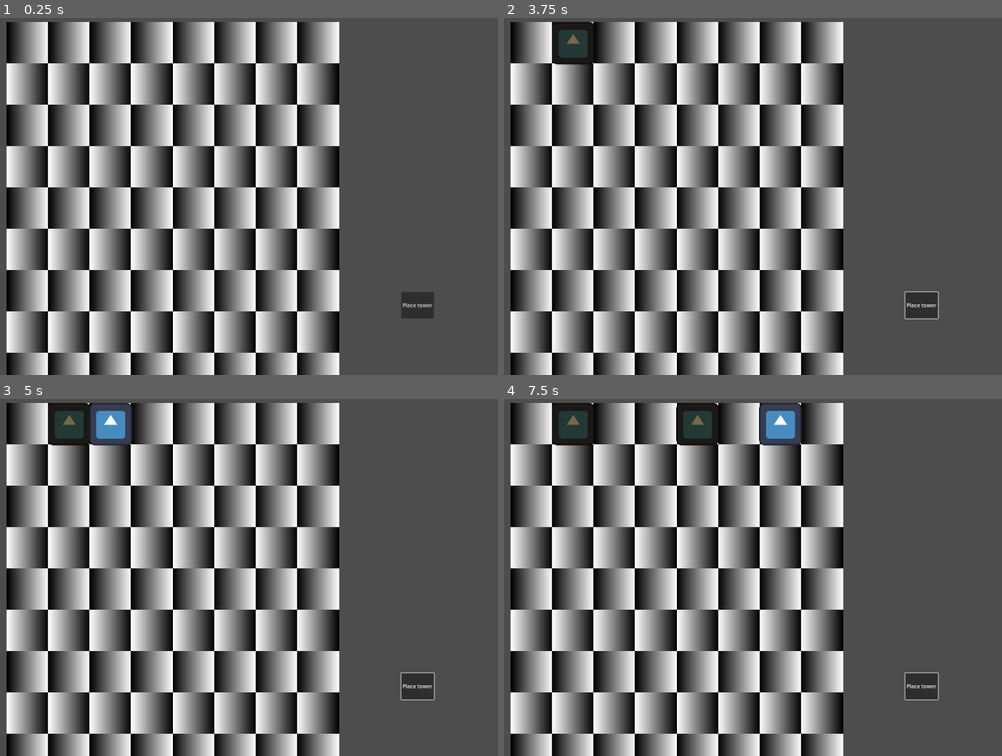
Above: before the commit, frames 1-4 (two rows, left to right).
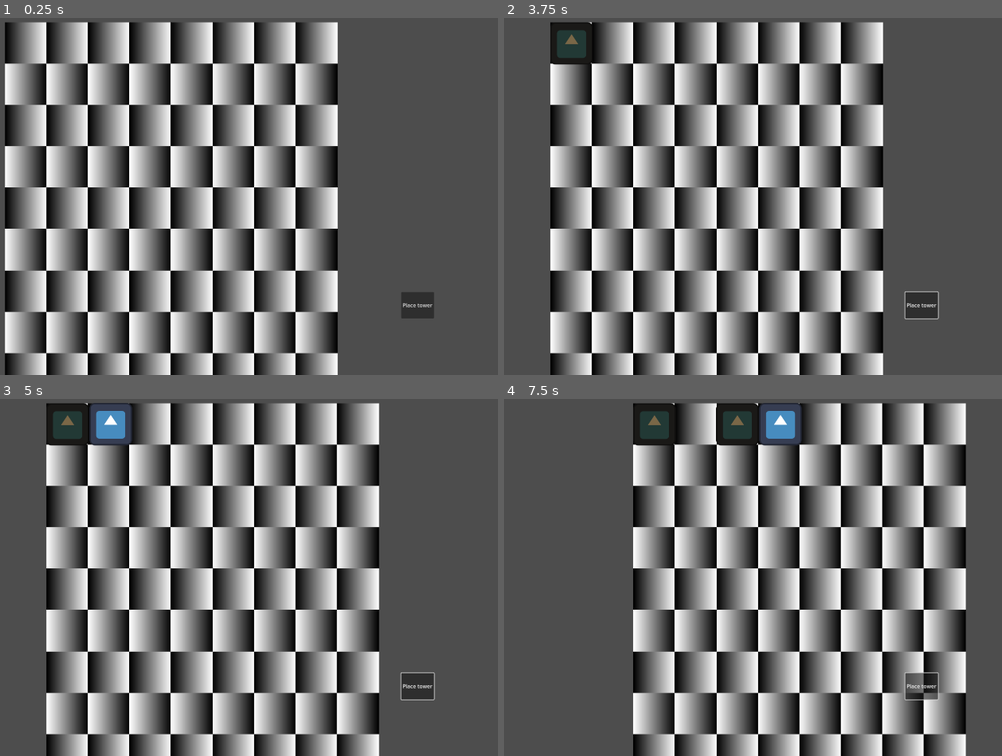
Above: after the commit, the same moments.

Repository: ReneeIbeji/GMTK2024
Game: Godot game, scene res://scenes/GameSystems/Game.tscn
Two runs of this game, one before a commit and one after it. Both use one fixed random seed, a clock stepped at 60 frames per second and the inputs below. The engine's default icon, where the game draws it, is replaced by a stand-in: a white triangle on a blue panel in a dark square.
Inputs (mouse positions are in pixels of both pictures, inside the frame that each line leads up to):
- Up to frame 1 (0.25 s): no input
- Up to frame 2 (3.75 s): click "Place tower" at 0.5 s; click "Place tower" at 1.25 s; click "Place tower" at 2 s; tap Enter at 2.75 s; move the mouse to (533, 42) at 2.77 s; hold Right mouse button (ACTION_DragCamera, bound only after the… 2.78-3.53 s; tap Space at 3.5 s; move the mouse to (573, 42) at 3.52 s; click (573, 42) at 3.6 s
- Up to frame 3 (5 s): right-click (69, 423) at 3.8 s; tap Enter at 4.25 s; move the mouse to (109, 423) at 4.27 s; hold Right mouse button (ACTION_DragCamera, bound only after the… from 4.28 s (still down)
- Up to frame 4 (7.5 s): tap Space at 5, 6.5 s; move the mouse to (658, 423) at 5.02 s; release Right mouse button (ACTION_DragCamera, bound only after the… at 5.03 s; right-click (658, 423) at 5.1 s; tap Enter at 5.75 s; move the mouse to (698, 423) at 5.77 s; hold Right mouse button (ACTION_DragCamera, bound only after the… 5.78-6.53 s; click (698, 423) at 5.85 s; move the mouse to (738, 423) at 6.52 s; right-click (738, 423) at 6.6 s; move the mouse to (782, 423) at 7.27 s; hold Right mouse button (ACTION_DragCamera, bound only after the… from 7.28 s (still down)

The runs differ from the first frame. In frame 1, 4.3% of the frame differs, in the area x 0-69%, y 1-100%; in frame 2, 17%; in frame 3, 17%; in frame 4, 44%, in the area x 1-93%, y 1-100%.

Commit message:
Feature: hold down right mouse button to drag viewport around screen

Diff:
--- a/source/project.godot
+++ b/source/project.godot
@@ -35,3 +35,8 @@
 "events": [Object(InputEventMouseButton,"resource_local_to_scene":false,"resource_name":"","device":-1,"window_id":0,"a …(257 unchanged characters)…
 ]
 }
+ACTION_DragCamera={
+"deadzone": 0.5,
+"events": [Object(InputEventMouseButton,"resource_local_to_scene":false,"resource_name":"","device":-1,"window_id":0,"alt_pressed":false,"shift_pressed":false,"ctrl_pressed":false,"meta_pressed":false,"button_mask":2,"position":Vector2(316, 15),"global_position":Vector2(325, 61),"factor":1.0,"button_index":2,"canceled":false,"pressed":true,"double_click":false,"script":null)
+]
+}
--- a/source/scenes/GameSystems/Game.tscn
+++ b/source/scenes/GameSystems/Game.tscn
@@ -1,19 +1,21 @@
-[gd_scene load_steps=4 format=3 uid="uid://6jsylcsnrfd3"]
+[gd_scene load_steps=5 format=3 uid="uid://6jsylcsnrfd3"]
 
 [ext_resource type="Script" path="res://scenes/GameSystems/game.gd" id="1_hq07i"]
 [ext_resource type="PackedScene" uid="uid://bh2ag2wclw6d3" path="res://scenes/GameSystems/Grid/baseGrid.tscn" id="1_xekyy"]
 [ext_resource type="Resource" uid="uid://dm06nnyg7btjb" path="res://scenes/GameItems/tower/tower.tres" id="2_05a0s"]
+[ext_resource type="PackedScene" uid="uid://cawt67enk7m2q" path="res://scenes/GameSystems/main_camera.tscn" id="3_gbh75"]
 
 [node name="Game" type="Node2D"]
 script = ExtResource("1_hq07i")
 testPlaceableItem = ExtResource("2_05a0s")
+
+[node name="MainCamera" parent="." instance=ExtResource("3_gbh75")]
 
 [node name="BaseGrid" parent="." instance=ExtResource("1_xekyy")]
 position = Vector2(251, 38)
 gridColumnsCount = 8
 
 [node name="CanvasLayer" type="CanvasLayer" parent="."]
-follow_viewport_enabled = true
 
 [node name="Button" type="Button" parent="CanvasLayer"]
 offset_left = 1628.0
--- a/source/scenes/GameSystems/game.gd
+++ b/source/scenes/GameSystems/game.gd
@@ -22,7 +22,7 @@
 
 # Called every frame. 'delta' is the elapsed time since the previous frame.
 func _process(delta: float) -> void:
-	print("mouse grid pos: ", cellMouseOn)
+	# print("mouse grid pos: ", cellMouseOn)
 	# Display item in hand
 	if itemInHand:
 		itemInHandSprite.position = get_local_mouse_position()
--- /dev/null
+++ b/source/scenes/GameSystems/main_camera.gd
@@ -0,0 +1,40 @@
+extends Camera2D
+
+
+@export var cameraSpeed : float = 1
+var targetPosition : Vector2
+
+var lastMousePosition : Vector2
+var currentMousePosition : Vector2
+
+var cameraDragging : bool = false
+var mouseInWindow : bool = true
+
+
+# Called when the node enters the scene tree for the first time.
+func _ready() -> void:
+	pass # Replace with function body.
+
+
+# Called every frame. 'delta' is the elapsed time since the previous frame.
+func _process(delta: float) -> void:
+	print(get_local_mouse_position())
+	if cameraDragging && Input.is_action_pressed("ACTION_DragCamera") && mouseInWindow:
+		lastMousePosition = currentMousePosition
+		currentMousePosition = get_local_mouse_position()
+
+		var mousePositionDelta : Vector2 = lastMousePosition - currentMousePosition
+		position += mousePositionDelta * cameraSpeed
+
+	elif cameraDragging && !Input.is_action_pressed("ACTION_DragCamera") || !mouseInWindow:
+		cameraDragging = false
+	elif !cameraDragging && Input.is_action_pressed("ACTION_DragCamera") && mouseInWindow:
+		cameraDragging = true
+		currentMousePosition = get_local_mouse_position()
+
+func _notification(what: int) -> void:
+	match what:
+		NOTIFICATION_WM_MOUSE_EXIT:
+			mouseInWindow = false
+		NOTIFICATION_WM_MOUSE_ENTER:
+			mouseInWindow = true
--- /dev/null
+++ b/source/scenes/GameSystems/main_camera.tscn
@@ -0,0 +1,7 @@
+[gd_scene load_steps=2 format=3 uid="uid://cawt67enk7m2q"]
+
+[ext_resource type="Script" path="res://scenes/GameSystems/main_camera.gd" id="1_s52u7"]
+
+[node name="MainCamera" type="Camera2D"]
+position = Vector2(965, 539)
+script = ExtResource("1_s52u7")
